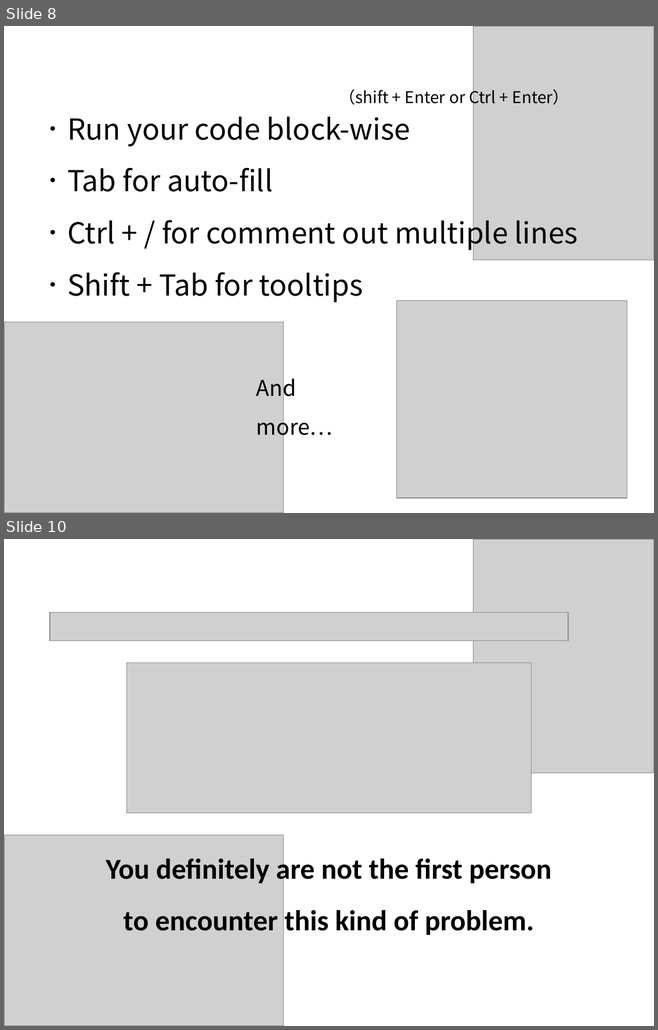
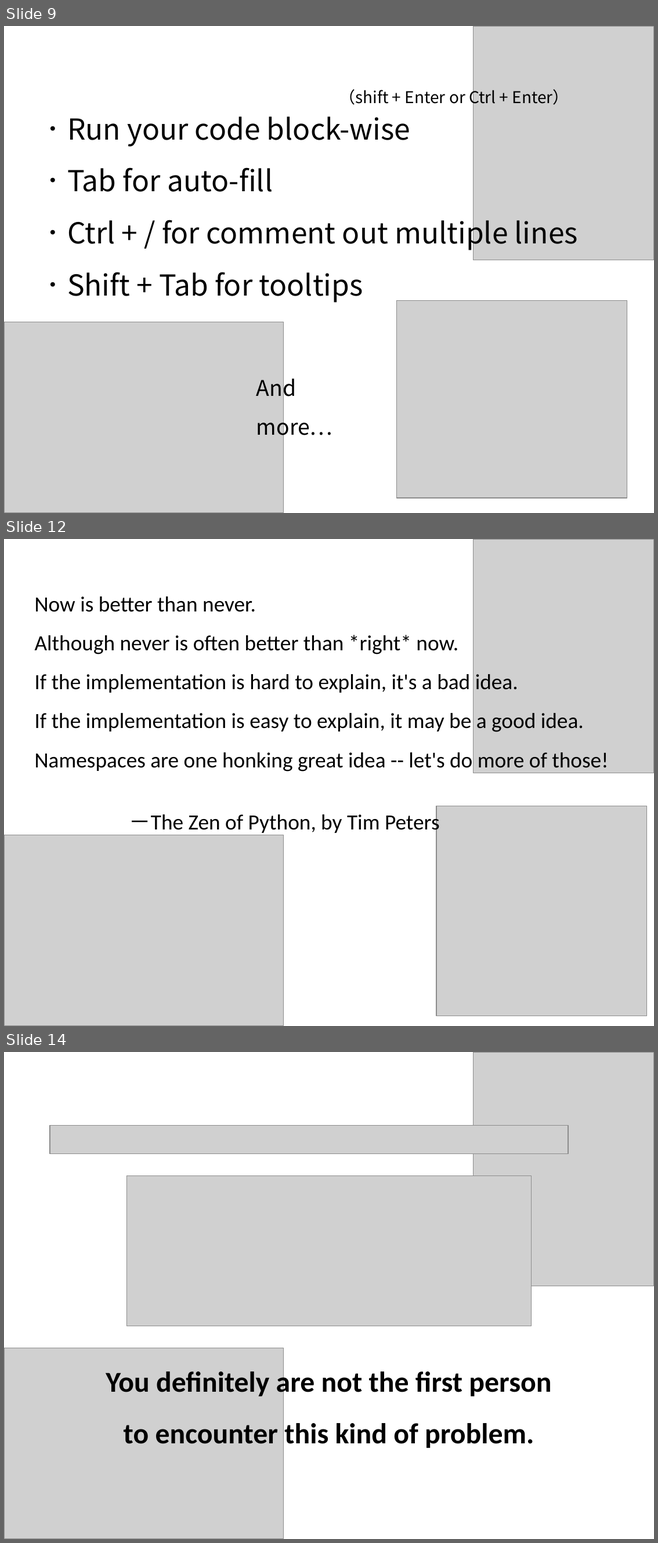
Before and after one commit to NCKU-BDA-2020/TA_Python, a slide deck: TA_Class_I.pptx. Shown one above the other, each under a label of ours: slides 8 and 10 before the commit, slides 9, 12 and 14 after it; the slides between them are not shown. The pictures are 658x1030 and 658x1543 pixels, drawn with LibreOffice and Linux fonts; fonts in the diff are those of the drawing; grey boxes stand for pictures. Boxes give left, top, right and bottom in pixels: in the first picture for what was removed or moved away, otherwise in the second. Text is boxed around its words. In the diff, an @@ line names an element or a change of style, - is before the commit and + after.

```diff
--- a/TA_Class_I.pptx
+++ b/TA_Class_I.pptx
@@ slide 12 added at [4, 539, 654, 1026], background #FFFFFF @@
@@ picture added at [473, 539, 654, 773] @@
@@ text added at [35, 596, 608, 772], 24 pt, text #000000 @@
+Now is better than never.
+Although never is often better than *right* now.
+If the implementation is hard to explain, it's a bad idea.
+If the implementation is easy to explain, it may be a good idea.
+Namespaces are one honking great idea -- let's do more of those!
@@ text added at [129, 812, 440, 835], 24 pt, text #000000 @@
+－The Zen of Python, by Tim Peters
@@ picture added at [436, 806, 646, 1016] @@
@@ picture added at [4, 835, 284, 1026] @@
@@ what was slide 8 is now slide 9 @@
@@ what was slide 10 is now slide 14 @@
```
Also in this commit, not shown: 2 slides changed, 4 other slides added, 2 other files.
